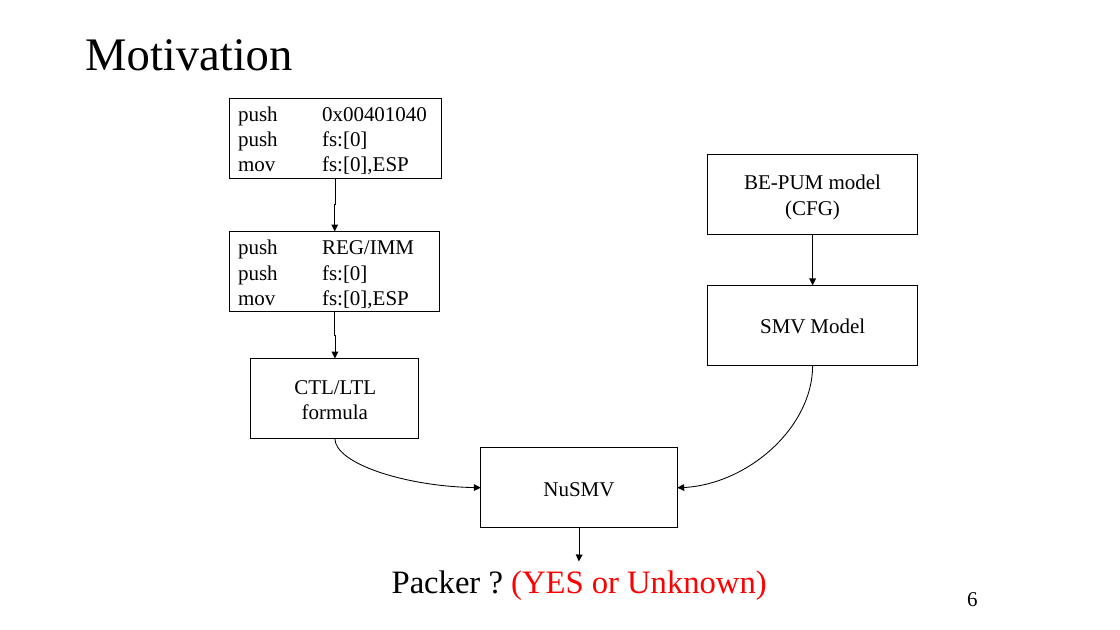
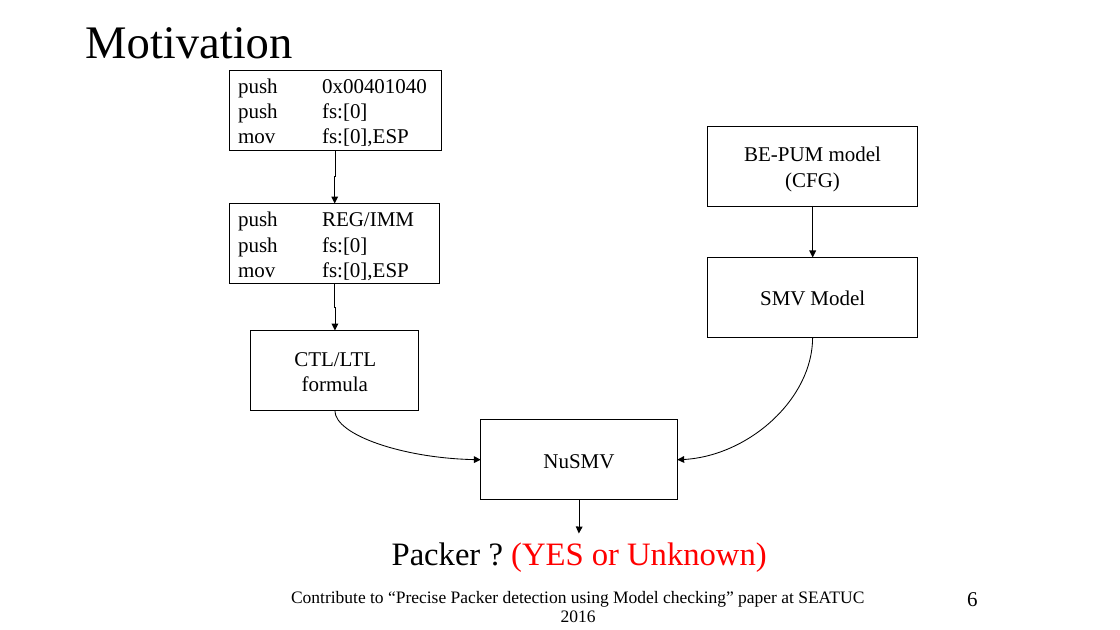
Before and after one commit to bntam/LVTN, a slide deck: slide 6 of Slide/k11-virus-Phong-v1.1.ppt. Drawn at 1120x630 pixels with LibreOffice and Linux fonts; fonts in the diff are those of the drawing. Boxes give left, top, right and bottom in pixels: in the first picture for what was removed or moved away, otherwise in the second. Text is boxed around its words. In the diff, an @@ line names an element or a change of style, - is before the commit and + after.

```diff
--- a/Slide/k11-virus-Phong-v1.1.ppt
+++ b/Slide/k11-virus-Phong-v1.1.ppt
@@ title "Motivation": place and size @@
-title "Motivation" at [85, 39, 292, 71]
+title "Motivation" at [85, 27, 292, 59]
@@ 4 rectangles, 1 text, 1 elbow arrow: place and size @@
-4 rectangles, 1 text, 1 elbow arrow at [230, 154, 918, 600]
+4 rectangles, 1 text, 1 elbow arrow at [230, 126, 918, 572]
@@ 3 elbow arrows, 2 rectangles, 2 curved arrows: place and size @@
-3 elbow arrows, 2 rectangles, 2 curved arrows at [230, 98, 813, 561]
+3 elbow arrows, 2 rectangles, 2 curved arrows at [230, 71, 813, 533]
@@ text added at [291, 591, 864, 622], 15 pt, text #000000 @@
+Contribute to “Precise Packer detection using Model checking” paper at SEATUC 2016
```
Also in this commit, not shown: 15 other slides changed, 3 slides added, 4 slides removed.
